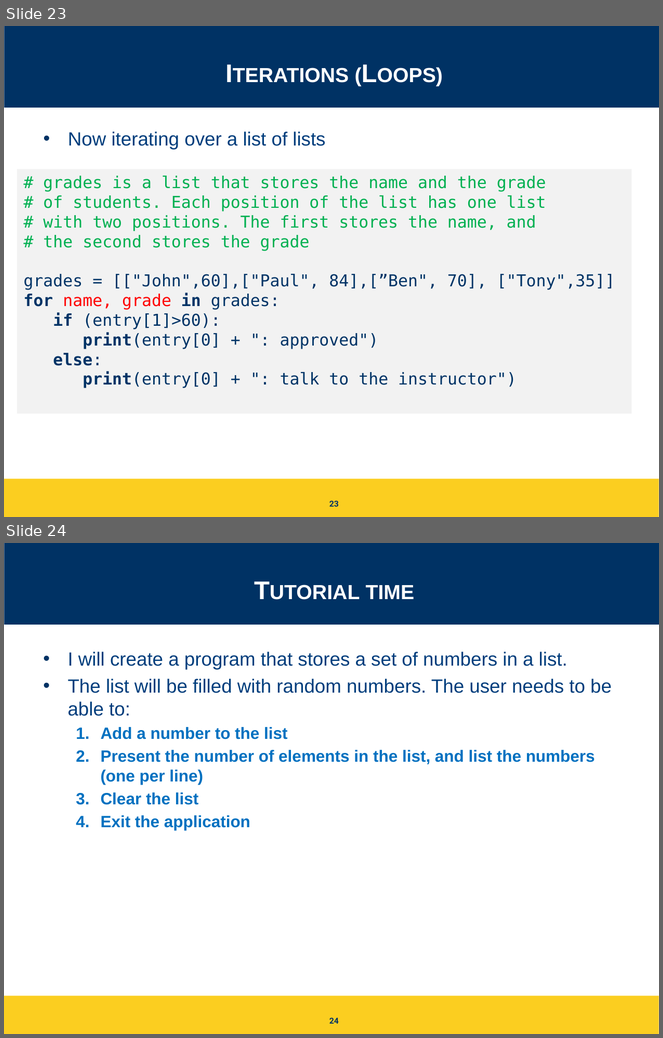
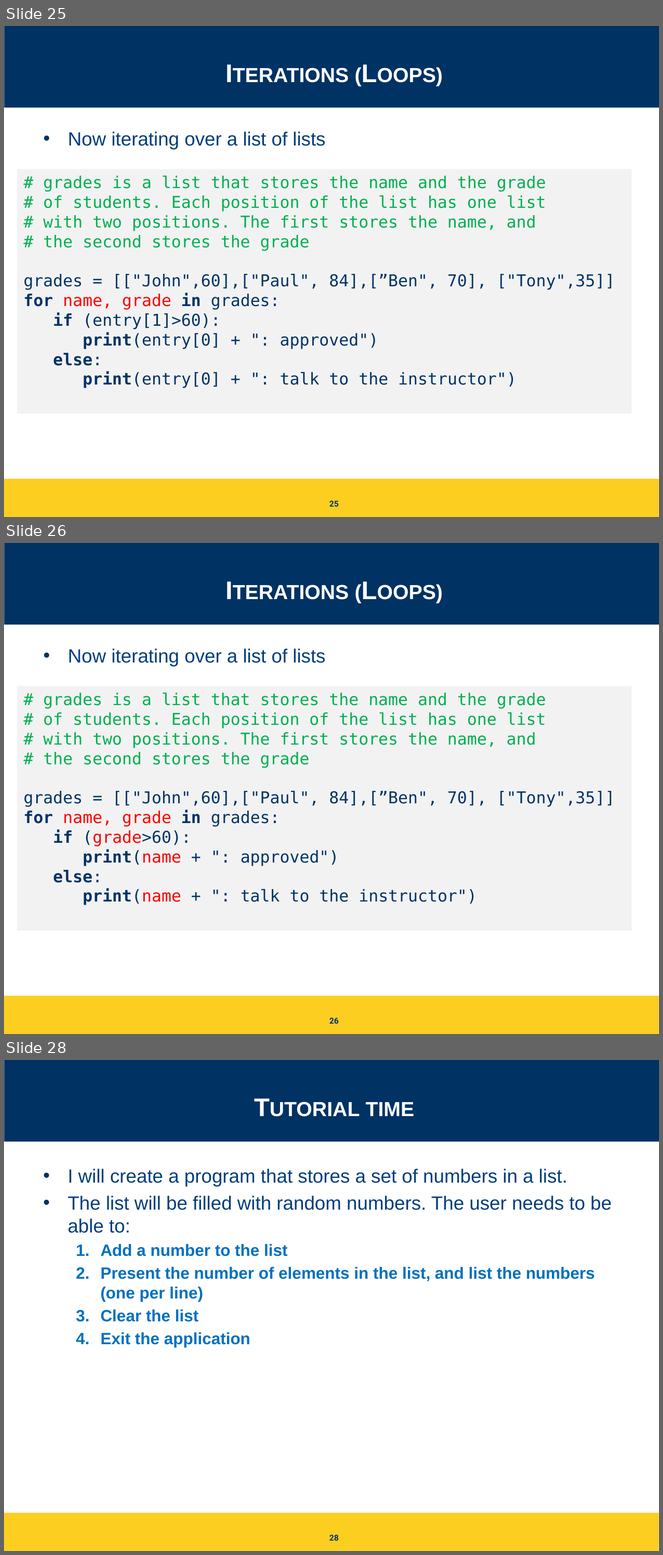
Before and after one commit to igorsteinmacher/INF502-Fall2020, a slide deck: slides/Python_ready_set_go.pptx. Shown one above the other, each under a label of ours: slides 23 and 24 before the commit, slides 25, 26 and 28 after it; the slides between them are not shown. The pictures are 663x1038 and 663x1555 pixels, drawn with LibreOffice and Linux fonts; fonts in the diff are those of the drawing. Boxes give left, top, right and bottom in pixels: in the first picture for what was removed or moved away, otherwise in the second. Text is boxed around its words. In the diff, an @@ line names an element or a change of style, - is before the commit and + after.

```diff
--- a/slides/Python_ready_set_go.pptx
+++ b/slides/Python_ready_set_go.pptx
@@ slide 26 added at (4,543,659,1034), background #FFFFFF; not listed: 3 template elements that a slide beside it also shows @@
@@ title added at (37,553,632,624), 28 pt, text #FFFFFF, bold, small capitals @@
+Iterations (Loops)
@@ text added at (68,649,325,666), 21 pt, text #003D7C @@
+• Now iterating over a list of lists
@@ rectangle added at (17,686,632,931), fill #F2F2F2, 18 pt, text #00B050 @@
+# grades is a list that stores the name and the grade
+# of students. Each position of the list has one list
+# with two positions. The first stores the name, and
+# the second stores the grade
+grades = [["John",60],["Paul", 84],[”Ben", 70], ["Tony",35]]
+for name, grade in grades:
+if (grade>60):
+print(name + ": approved")
+else:
+print(name + ": talk to the instructor")
@@ page number added at (330,1018,339,1024), 9 pt, text #003264, bold @@
+26
@@ what was slide 23 is now slide 25 @@
@@ page number at (330,501,339,507): text changed @@
-23
+25
@@ what was slide 24 is now slide 28 @@
@@ page number at (330,1535,339,1541): text changed @@
-24
+28
```
Also in this commit, not shown: 5 slides changed, 4 other slides added, 19 other files.
